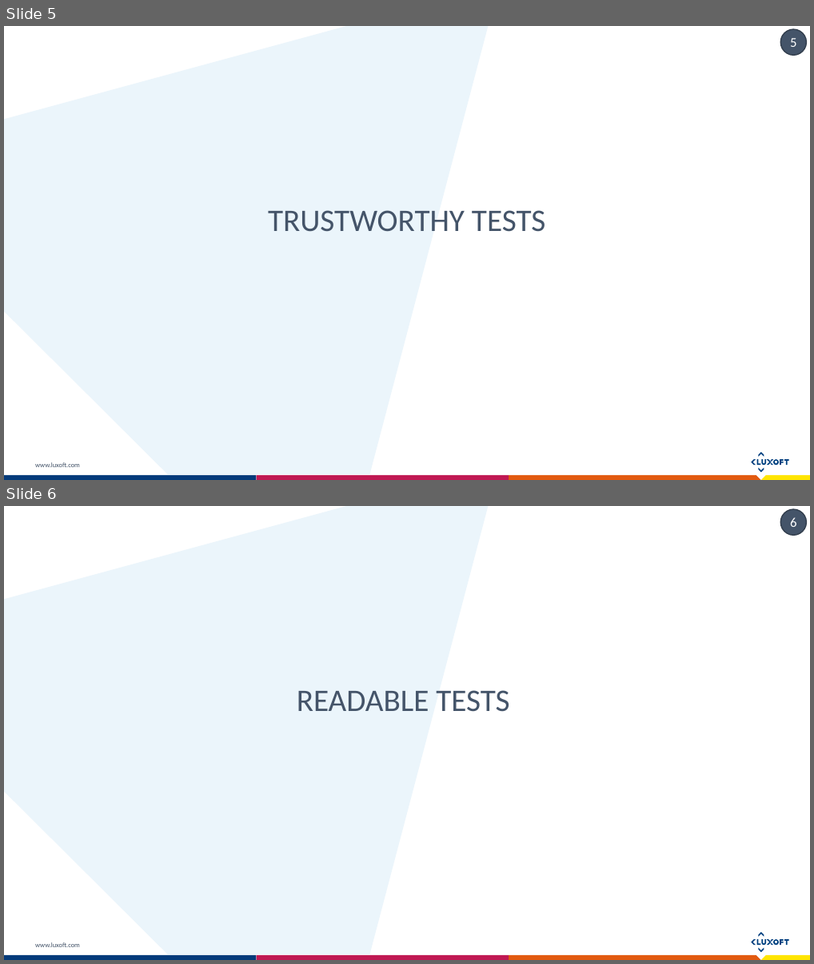
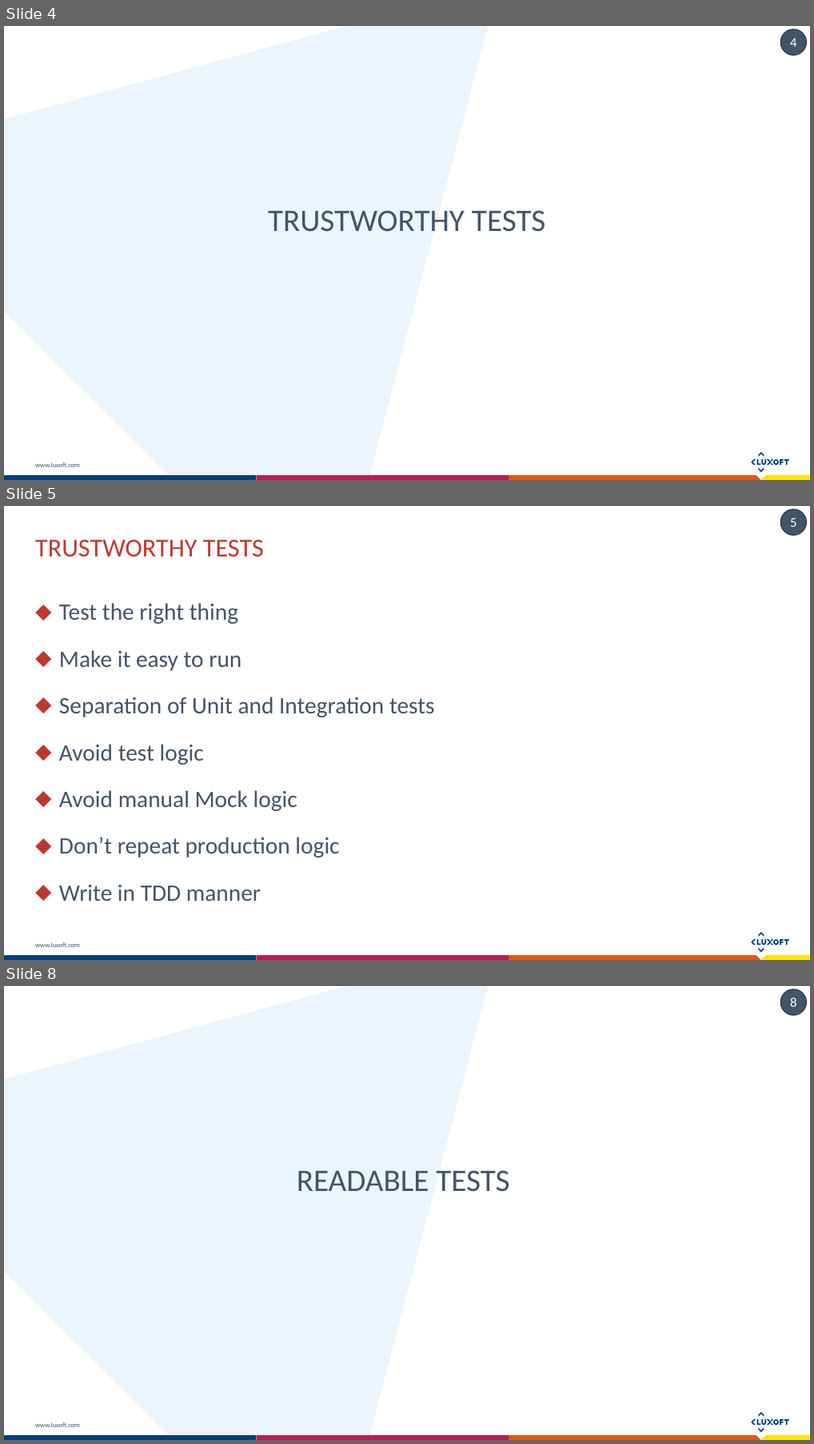
Before and after one commit to exiton3/Unit-tests-Best-Practices-Samples, a slide deck: Docs/Unit testing Bests practices.pptx. Shown one above the other, each under a label of ours: slides 5 and 6 before the commit, slides 4, 5 and 8 after it; the slides between them are not shown. The pictures are 814x964 and 814x1444 pixels, drawn with LibreOffice and Linux fonts; fonts in the diff are those of the drawing. Boxes give left, top, right and bottom in pixels: in the first picture for what was removed or moved away, otherwise in the second. Text is boxed around its words. In the diff, an @@ line names an element or a change of style, - is before the commit and + after.

```diff
--- a/Docs/Unit testing Bests practices.pptx
+++ b/Docs/Unit testing Bests practices.pptx
@@ slide 5 added at (x1=4, y1=506, x2=810, y2=960), background #FFFFFF; not listed: 18 template elements that a slide beside it also shows @@
@@ title added at (x1=35, y1=540, x2=264, y2=557), 23 pt, text #BD392F @@
+TRUSTWORTHY TESTS
@@ text added at (x1=59, y1=603, x2=435, y2=900), 21 pt, text #445469 @@
+⬥ Test the right thing
+⬥ Make it easy to run
+⬥ Separation of Unit and Integration tests
+⬥ Avoid test logic
+⬥ Avoid manual Mock logic
+⬥ Don’t repeat production logic
+⬥ Write in TDD manner
@@ what was slide 5 is now slide 4 @@
@@ page number at (x1=790, y1=38, x2=797, y2=47): text changed @@
-5
+4
@@ what was slide 6 is now slide 8 @@
@@ page number at (x1=790, y1=997, x2=797, y2=1007): text changed @@
-6
+8
```
Also in this commit, not shown: 3 other slides added, 1 slide removed.
